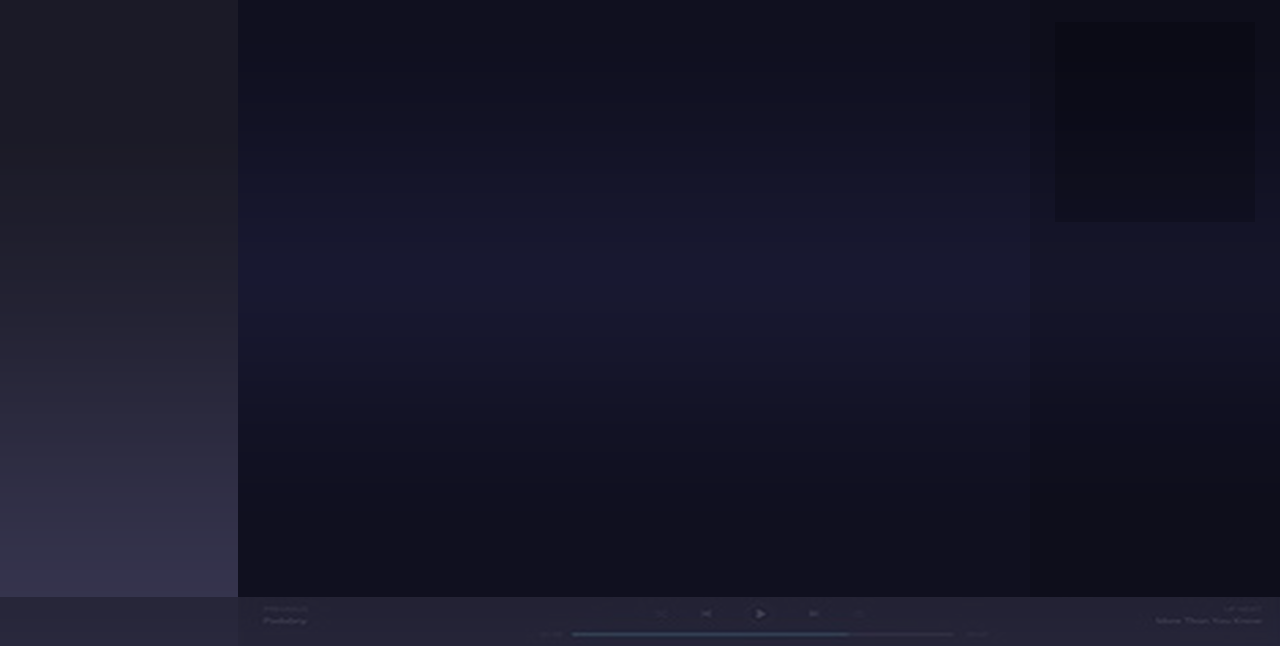
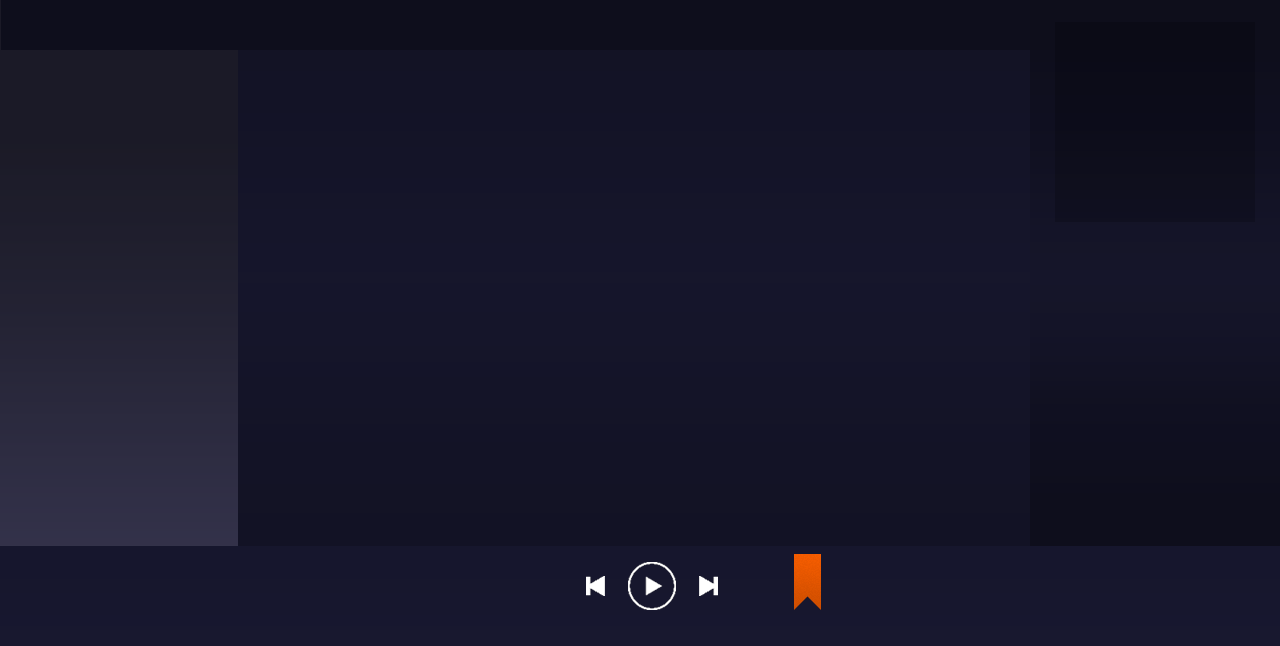
The second 1280 × 646 image is a revision of the first. Changes to its layers:
added layer "play Button" in group "Layers" over left=628, top=562, right=676, bottom=610
added layer "previous button" in group "Layers" over left=586, top=576, right=605, bottom=596
added layer "next button" in group "Layers" over left=699, top=576, right=718, bottom=596
added layer "Bookmark button" in group "Layers" over left=794, top=554, right=821, bottom=610
painted on "Bottom bar" over left=0, top=546, right=1280, bottom=646
added layer "TopBar background" in group "Layers" over left=1, top=0, right=1030, bottom=50
hid "reference image" over left=0, top=0, right=1280, bottom=646
